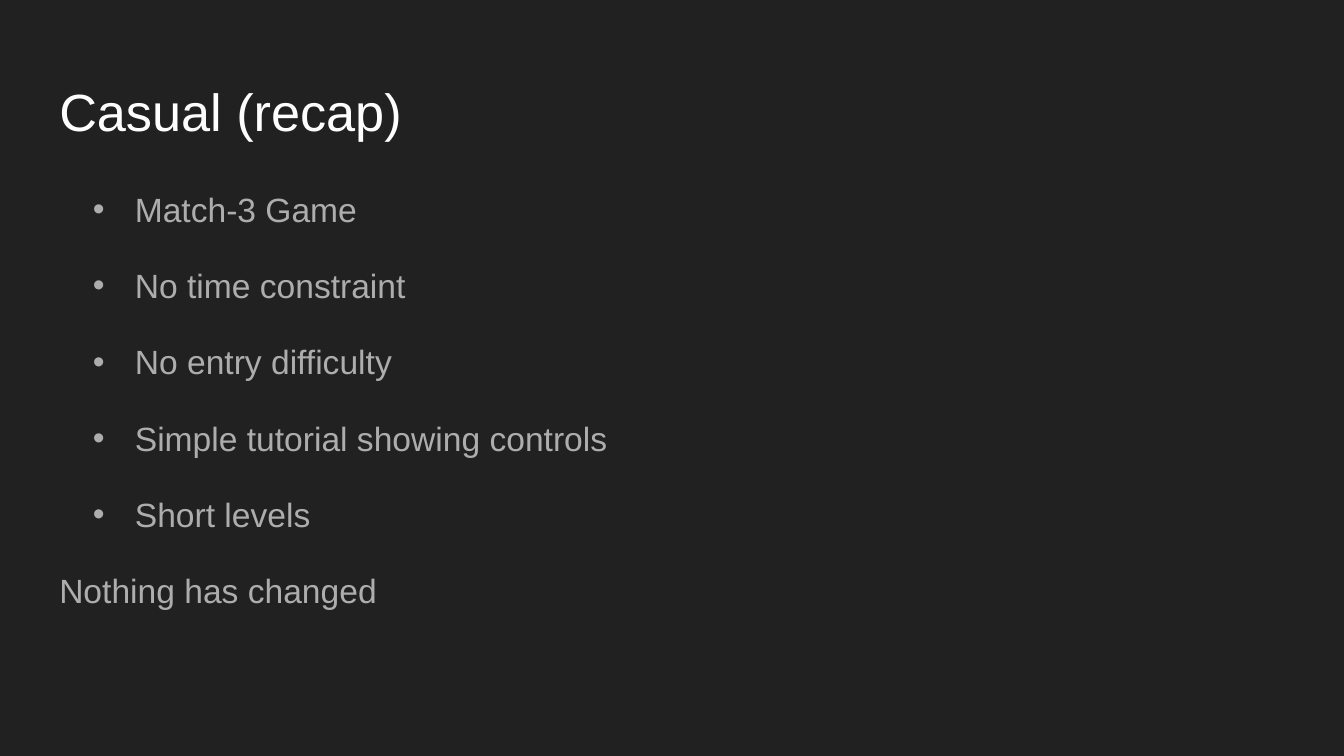
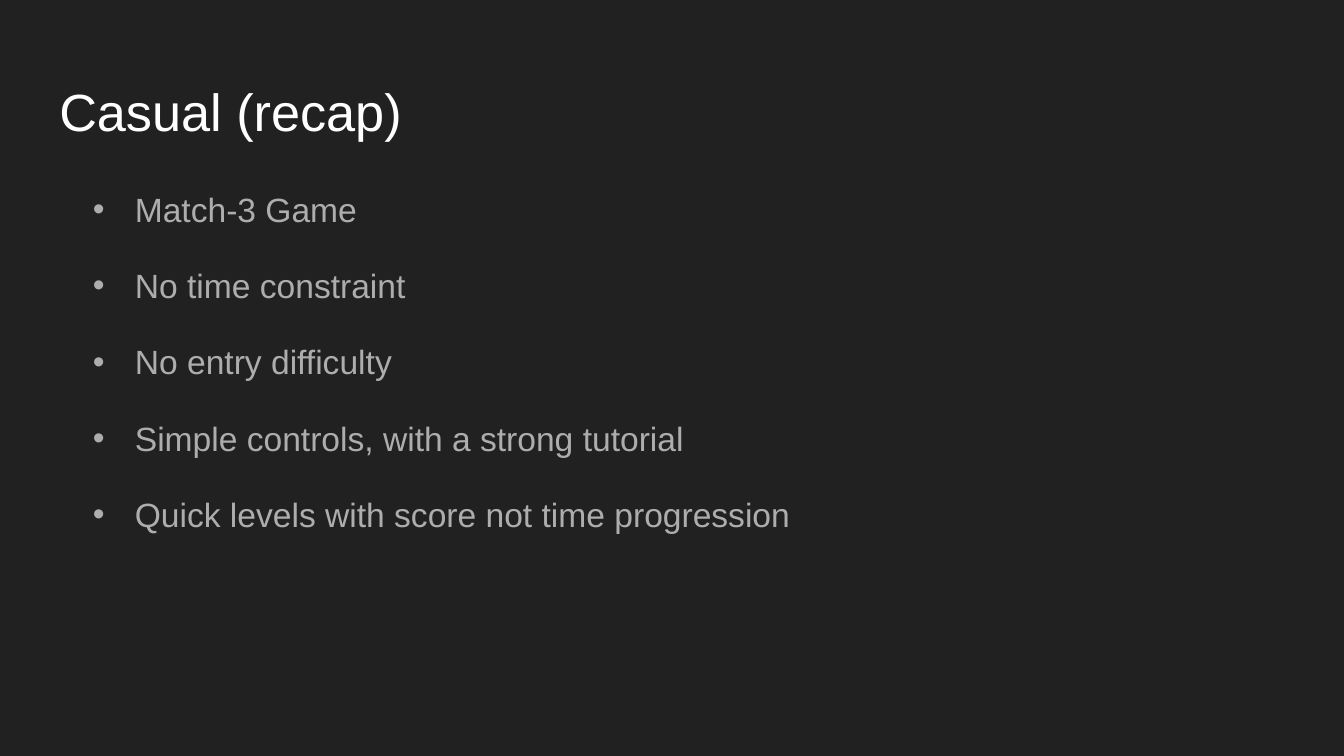
Before and after one commit to lambertwang-zz/imgd3900_site, a slide deck: slide 2 of assignment12/assignment12.pptx. Drawn at 1344x756 pixels with LibreOffice and Linux fonts; fonts in the diff are those of the drawing. Boxes give left, top, right and bottom in pixels: in the first picture for what was removed or moved away, otherwise in the second. Text is boxed around its words. In the diff, an @@ line names an element or a change of style, - is before the commit and + after.

```diff
--- a/assignment12/assignment12.pptx
+++ b/assignment12/assignment12.pptx
@@ text at [135,426,789,533]: text changed @@
-• Simple tutorial showing controls
-• Short levels
-Nothing has changed
+• Simple controls, with a strong tutorial
+• Quick levels with score not time progression
```
Also in this commit, not shown: 4 other slides changed, 4 slides added, 3 slides removed.
